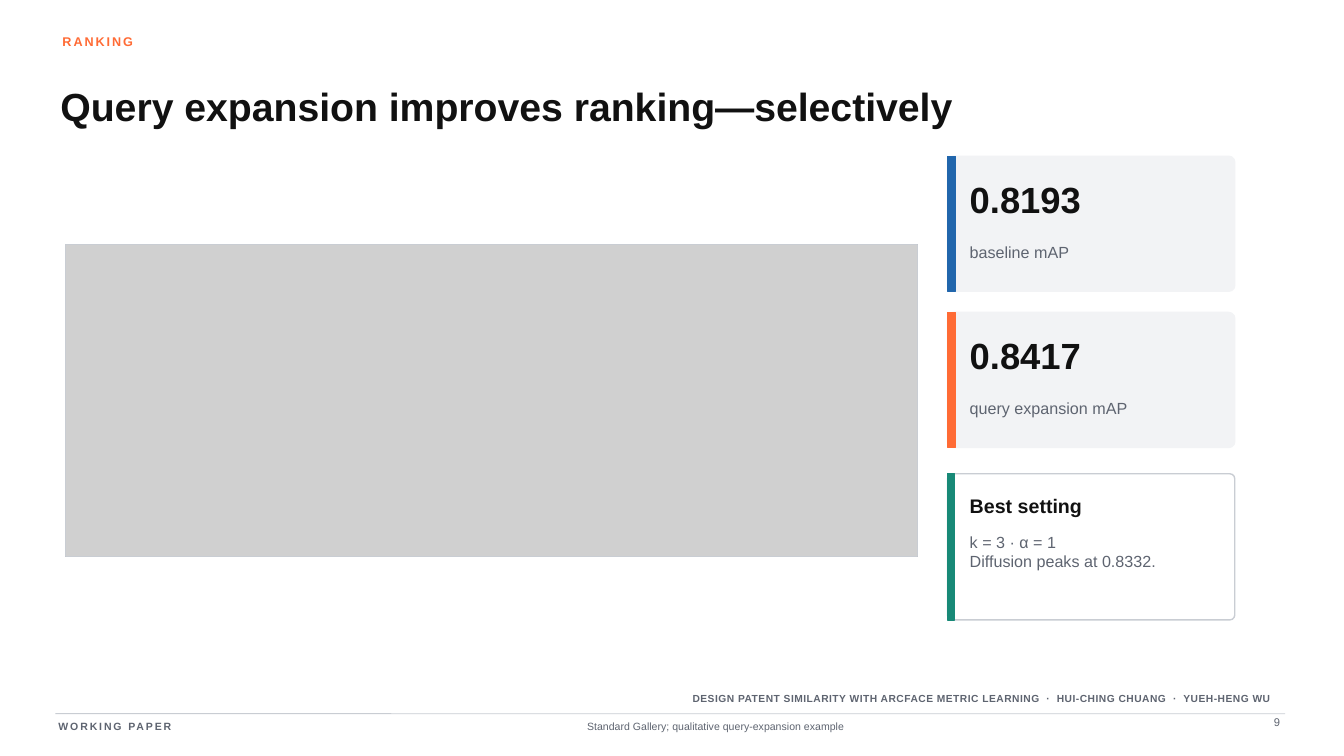
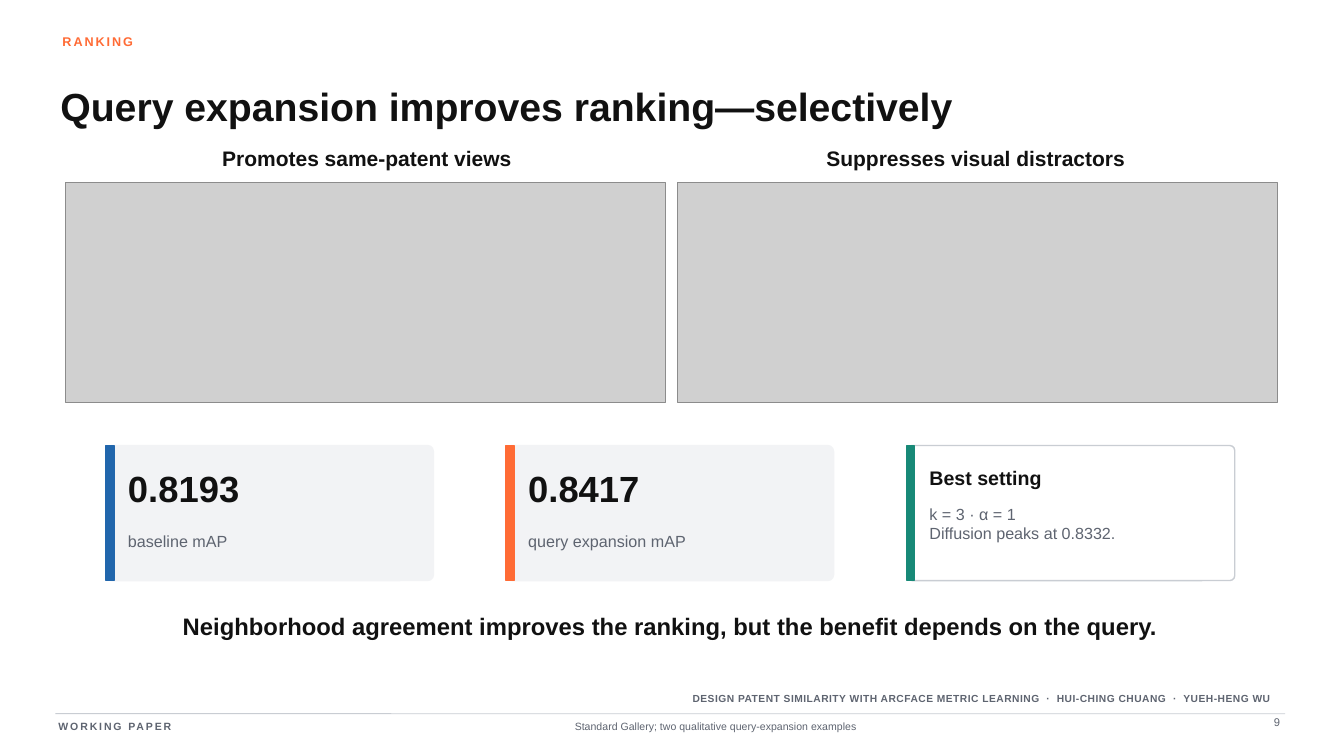
Before and after one commit to hcchuang/hcchuang.github.io, a slide deck: slide 9 of files/DesignPatent_15min_Slides.pptx. Drawn at 1344x756 pixels with LibreOffice and Linux fonts; fonts in the diff are those of the drawing; grey boxes stand for pictures. Boxes give left, top, right and bottom in pixels: in the first picture for what was removed or moved away, otherwise in the second. Text is boxed around its words. In the diff, an @@ line names an element or a change of style, - is before the commit and + after.

Commit message:
Add paired evidence plots to Design Patent slides

```diff
--- a/files/DesignPatent_15min_Slides.pptx
+++ b/files/DesignPatent_15min_Slides.pptx
@@ text added at <box>222,150,511,171</box>, 15 pt, text #111111, bold @@
+Promotes same-patent views
@@ text added at <box>826,150,1124,171</box>, 15 pt, text #111111, bold @@
+Suppresses visual distractors
@@ picture: place and size @@
-picture at <box>66,244,918,557</box>
+picture at <box>66,182,665,402</box>
@@ picture added at <box>678,182,1277,402</box> @@
@@ rectangle removed at <box>66,244,918,557</box> @@
@@ rectangle: place and size @@
-rectangle at <box>948,156,956,291</box>
+rectangle at <box>106,446,114,581</box>
@@ rounded rectangle: place and size @@
-rounded rectangle at <box>948,156,1235,291</box>
+rounded rectangle at <box>106,446,434,581</box>
@@ rectangle: place and size @@
-rectangle at <box>948,313,956,448</box>
+rectangle at <box>506,446,514,581</box>
@@ rounded rectangle: place and size @@
-rounded rectangle at <box>948,313,1235,448</box>
+rounded rectangle at <box>506,446,834,581</box>
@@ rounded rectangle: place and size @@
-rounded rectangle at <box>948,474,1235,620</box>
+rounded rectangle at <box>907,446,1235,581</box>
@@ rounded rectangle at <box>907,446,1235,581</box>: proportions changed @@
@@ rectangle: place and size @@
-rectangle at <box>948,474,955,620</box>
+rectangle at <box>907,446,914,581</box>
@@ text "0.8193": place and size @@
-text "0.8193" at <box>970,187,1081,214</box>
+text "0.8193" at <box>128,476,239,503</box>
@@ text "0.8417": place and size @@
-text "0.8417" at <box>970,343,1081,370</box>
+text "0.8417" at <box>528,476,639,503</box>
@@ text "Best setting": place and size @@
-text "Best setting" at <box>970,498,1082,517</box>
+text "Best setting" at <box>929,470,1041,489</box>
@@ text "k = 3 · α ...": place and size @@
-text "k = 3 · α ..." at <box>970,536,1156,571</box>
+text "k = 3 · α ..." at <box>929,508,1116,543</box>
@@ text "baseline mAP": place and size @@
-text "baseline mAP" at <box>970,246,1069,258</box>
+text "baseline mAP" at <box>128,535,227,547</box>
@@ text "query expansion mAP": place and size @@
-text "query expansion mAP" at <box>970,402,1127,418</box>
+text "query expansion mAP" at <box>528,535,686,551</box>
@@ text added at <box>183,617,1157,640</box>, 17 pt, text #111111, bold @@
+Neighborhood agreement improves the ranking, but the benefit depends on the query.
@@ text at <box>575,722,856,732</box>: text changed @@
-Standard Gallery; qualitative query-expansion example
+Standard Gallery; two qualitative query-expansion examples
```
Also in this commit, not shown: 1 other slide changed, 1 slide removed, 1 other file.
